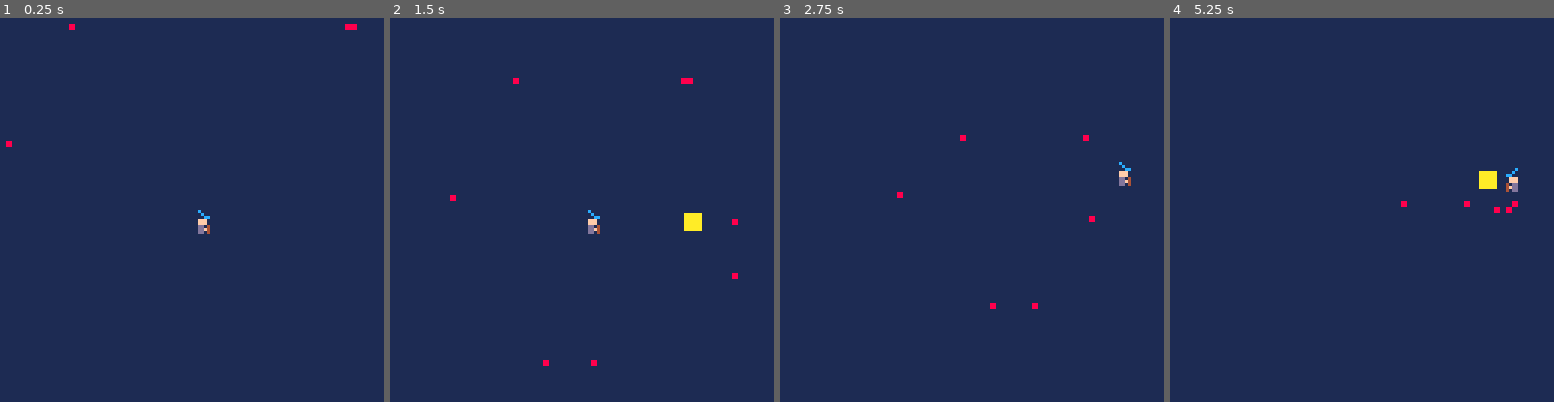
Above: before the commit, frames 1-4 (left to right).
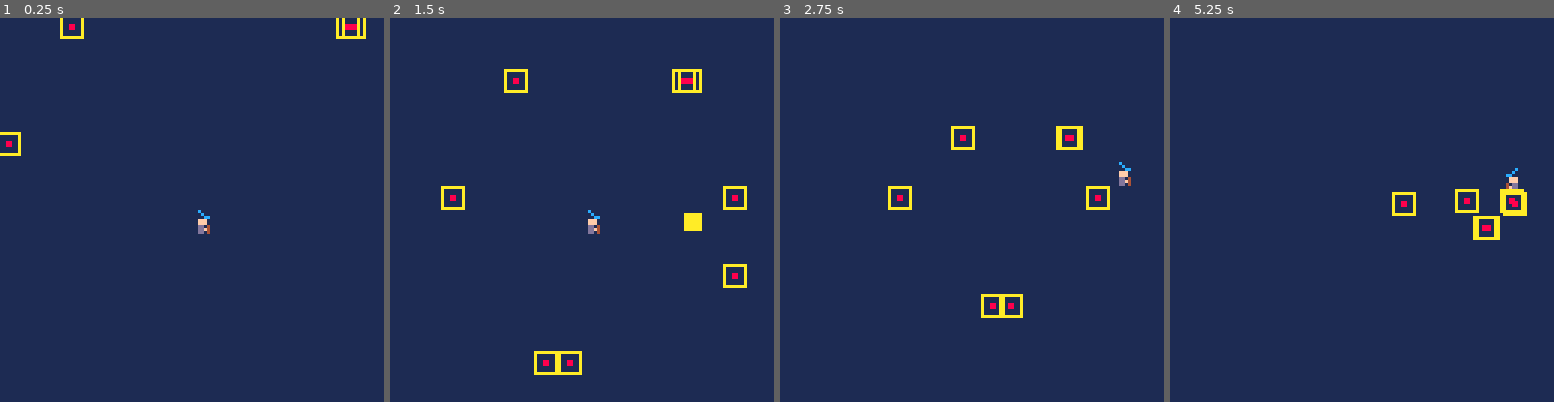
Above: after the commit, the same moments.

Repository: CRBroughton/pico-survivors
Game: PICO-8 cartridge pico-survivors.p8
The game is run twice, just before and just after one commit, with the same random seed, the same clock (stepped at 60 frames per second) and the same inputs.
Inputs:
- Up to frame 1 (0.25 s): no input
- Up to frame 2 (1.5 s): tap X (X key) at 0.33, 1.07 s
- Up to frame 3 (2.75 s): hold Right 1.6-2.1 s; tap X (X key) at 1.85 s; hold Up 2.15-2.42 s; hold Right from 2.47 s (still down)
- Up to frame 4 (5.25 s): tap X (X key) at 2.97, 4.08, 5.2 s; release Right at 3.03 s; hold Left 3.08-3.58 s; hold Down 3.63-3.97 s; hold Right 4.02-4.68 s; hold Up 4.73-5.03 s; hold Left from 5.08 s (still down)

The runs differ from the first frame. In frame 1, 0.5% of the frame differs, in the area x 0-96%, y 0-36%; in frame 2, 1.4%, in the area x 13-93%, y 13-93%; in frame 3, 1.3%; in frame 4, 1.3%.

Commit message:
fix: :bug: enemies can't overlap the character

Diff:
--- a/main.lua
+++ b/main.lua
@@ -74,14 +74,14 @@
 
                 end
                 if self.dt <= 0 then
-                    if player.x > en.x then
+                    if player.x - 8 > en.x then
                         en.x += 1
-                    elseif player.x < en.x then
+                    elseif player.x + 8 < en.x then
                         en.x -= 1
                     end
-                    if player.y > en.y then
+                    if player.y - 8 > en.y then
                         en.y += 1
-                    elseif player.y < en.y then
+                    elseif player.y + 8 < en.y then
                         en.y -= 1
                     end
 
--- a/pico-survivors.p8
+++ b/pico-survivors.p8
@@ -3,11 +3,11 @@
 __lua__
 #include main.lua
 __gfx__
-00c0000000000c000000000000000000000000000000000000000000000000000000000000000000000000000000000000000000000000000000000000000000
-001c00000000c1000aaaaaa000000000000000000000000000000000000000000000000000000000000000000000000000000000000000000000000000000000
-0011cc0000cc11000aaaaaa000000000000000000000000000000000000000000000000000000000000000000000000000000000000000000000000000000000
-00fff000000fff000aaaaaa000088000000000000000000000000000000000000000000000000000000000000000000000000000000000000000000000000000
-00fff000000fff000aaaaaa000088000000000000000000000000000000000000000000000000000000000000000000000000000000000000000000000000000
-00dd04000040dd000aaaaaa000000000000000000000000000000000000000000000000000000000000000000000000000000000000000000000000000000000
-00ddf400004fdd000aaaaaa000000000000000000000000000000000000000000000000000000000000000000000000000000000000000000000000000000000
-00dd04000040dd000000000000000000000000000000000000000000000000000000000000000000000000000000000000000000000000000000000000000000
+00c0000000000c0000000000aaaaaaaa000000000000000000000000000000000000000000000000000000000000000000000000000000000000000000000000
+001c00000000c1000aaaaaa0a000000a000000000000000000000000000000000000000000000000000000000000000000000000000000000000000000000000
+0011cc0000cc11000aaaaaa0a000000a000000000000000000000000000000000000000000000000000000000000000000000000000000000000000000000000
+00fff000000fff000aaaaaa0a008800a000000000000000000000000000000000000000000000000000000000000000000000000000000000000000000000000
+00fff000000fff000aaaaaa0a008800a000000000000000000000000000000000000000000000000000000000000000000000000000000000000000000000000
+00dd04000040dd000aaaaaa0a000000a000000000000000000000000000000000000000000000000000000000000000000000000000000000000000000000000
+00ddf400004fdd000aaaaaa0a000000a000000000000000000000000000000000000000000000000000000000000000000000000000000000000000000000000
+00dd04000040dd0000000000aaaaaaaa000000000000000000000000000000000000000000000000000000000000000000000000000000000000000000000000
